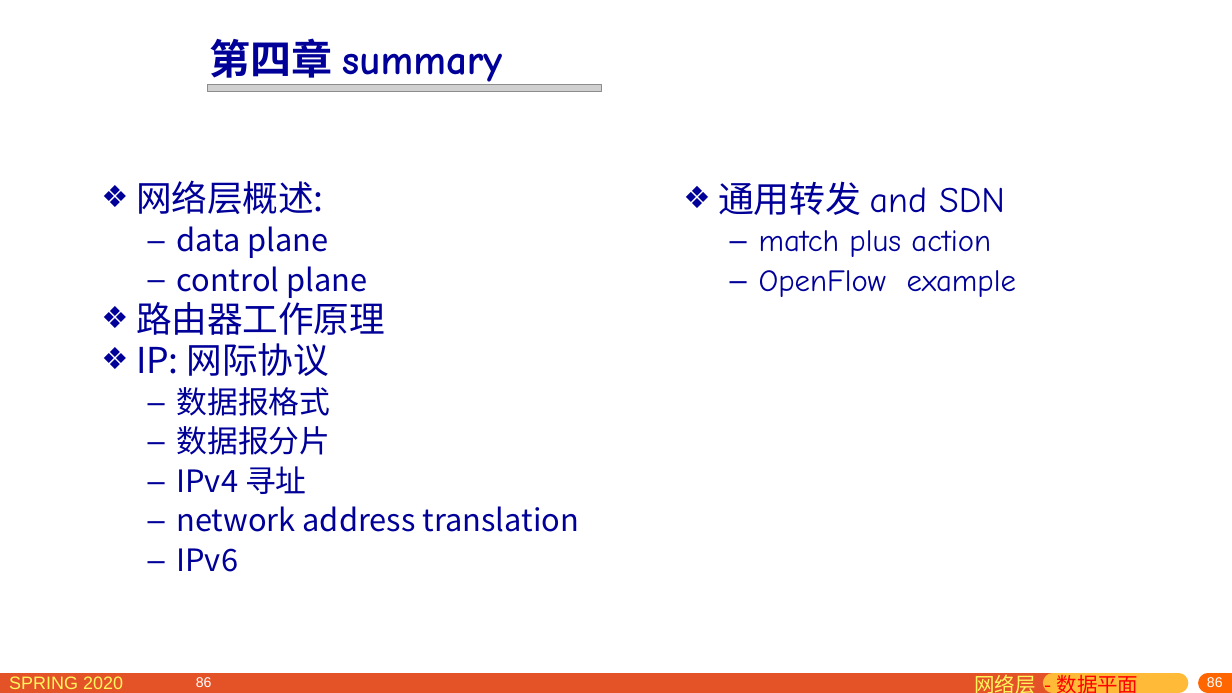
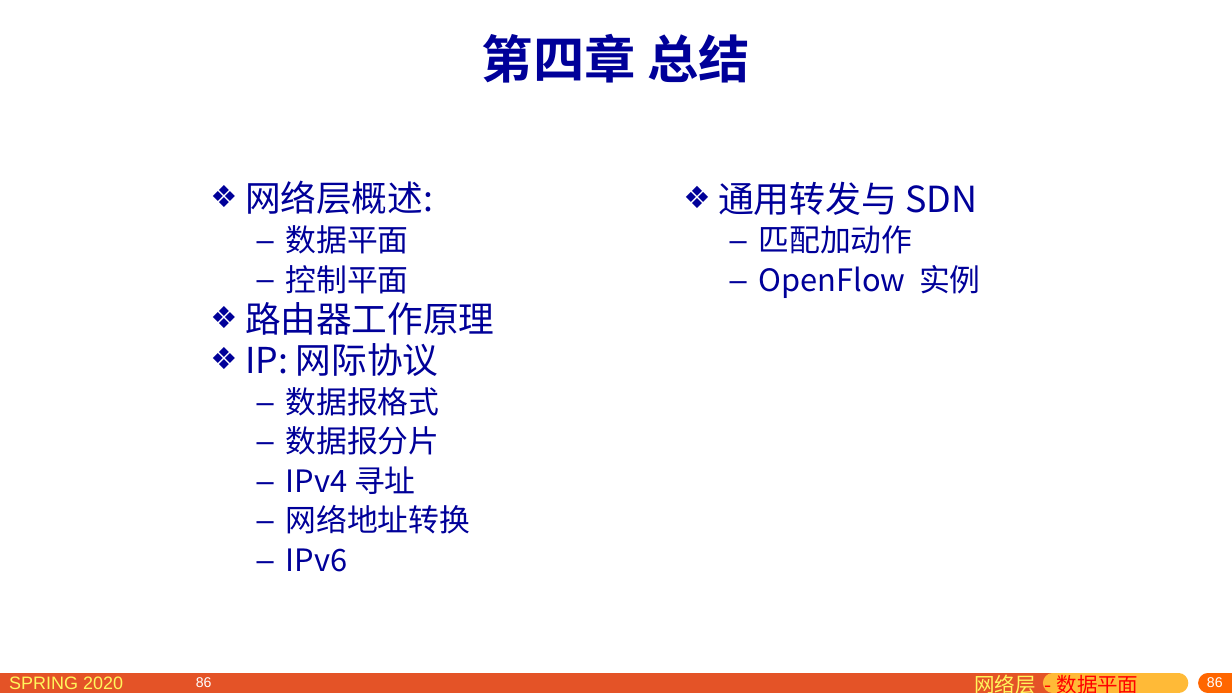
Before and after one commit to network-distributed/presentations, a slide deck: slide 86 of chapter4_cn.pptx. Drawn at 1232x693 pixels with LibreOffice and Linux fonts; fonts in the diff are those of the drawing; grey boxes stand for pictures. Boxes give left, top, right and bottom in pixels: in the first picture for what was removed or moved away, otherwise in the second. Text is boxed around its words. In the diff, an @@ line names an element or a change of style, - is before the commit and + after.

```diff
--- a/chapter4_cn.pptx
+++ b/chapter4_cn.pptx
@@ text at box(482, 34, 750, 83): text changed; size 32 to 40 pt; font Comic Neue to Noto Sans CJK SC @@
-第四章 summary
+第四章 总结
@@ picture removed at box(208, 85, 602, 92) @@
@@ text "网络层概述:": place and size @@
-text "网络层概述:" at box(136, 180, 579, 572)
+text "网络层概述:" at box(245, 180, 494, 572)
@@ text at box(718, 181, 981, 298): text changed; font Comic Neue to Noto Sans CJK SC @@
-❖ 通用转发 and SDN
-  – match plus action
-  – OpenFlow example
+❖ 通用转发与 SDN
+  – 匹配加动作
+  – OpenFlow 实例
@@ text at box(286, 225, 409, 294): text changed @@
-  – data plane
-  – control plane
+  – 数据平面
+  – 控制平面
@@ text at box(286, 505, 471, 534): text changed @@
-  – network address translation
+  – 网络地址转换
```
Also in this commit, not shown: 26 other slides changed, 6 slides added, 6 slides removed, 1 other file.
